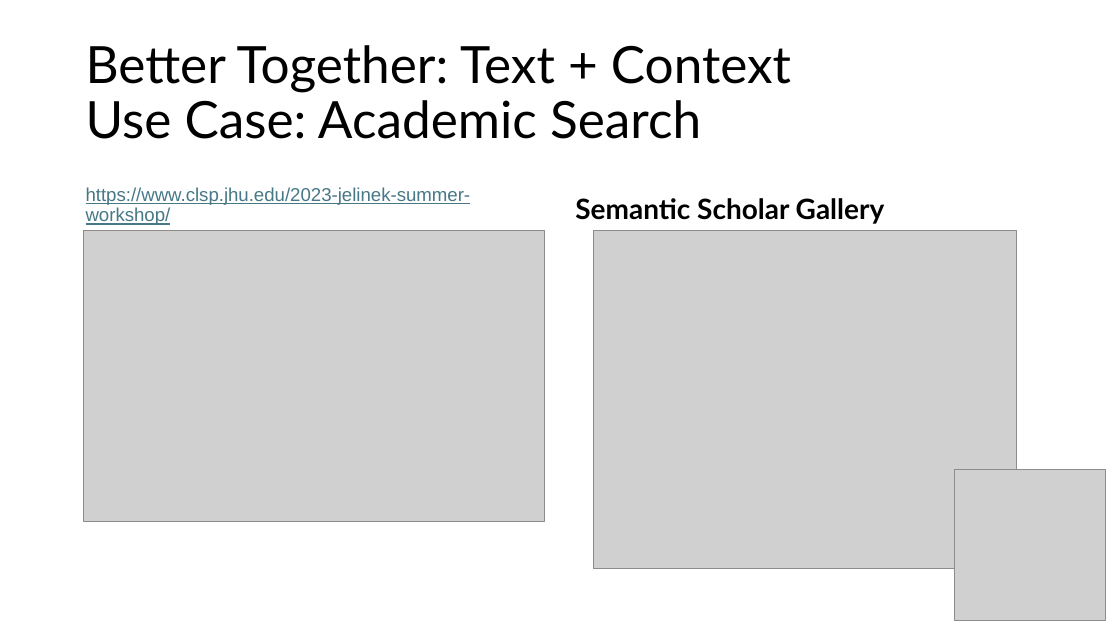
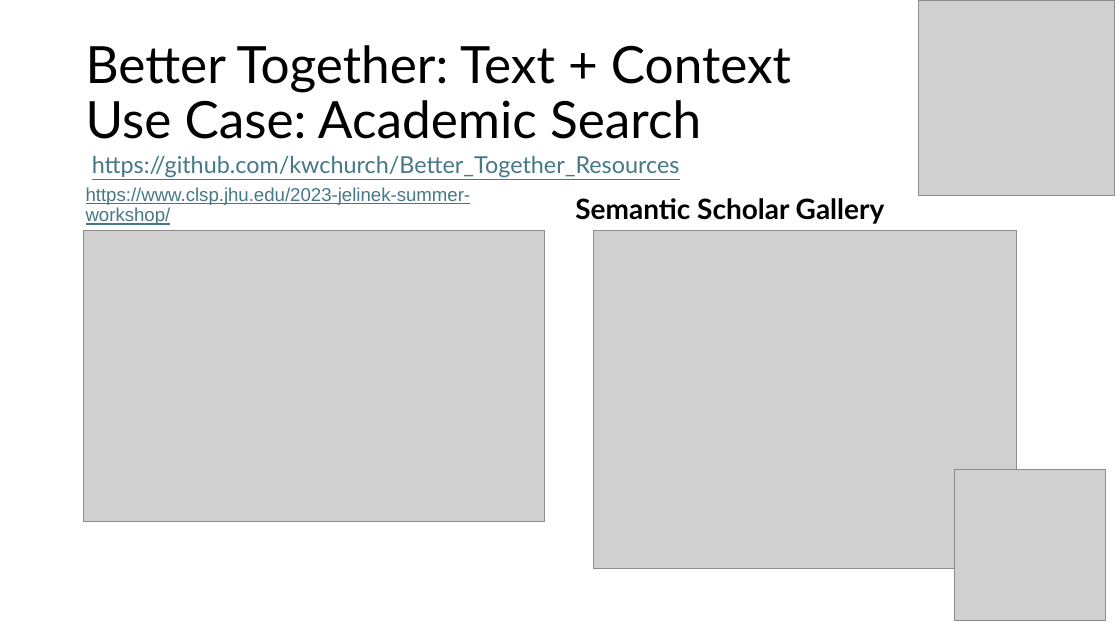
Before and after one commit to kwchurch/kwchurch.github.io, a slide deck: slide 1 of slides/onePage.pptx. Drawn at 1120x630 pixels with LibreOffice and Linux fonts; fonts in the diff are those of the drawing; grey boxes stand for pictures. Boxes give left, top, right and bottom in pixels: in the first picture for what was removed or moved away, otherwise in the second. Text is boxed around its words. In the diff, an @@ line names an element or a change of style, - is before the commit and + after.

```diff
--- a/slides/onePage.pptx
+++ b/slides/onePage.pptx
@@ picture added at <box>919,0,1115,196</box> @@
@@ text added at <box>92,156,680,178</box>, 20 pt, text #467886, underline @@
+https://github.com/kwchurch/Better_Together_Resources
```
Also in this commit, not shown: 1 other file.
